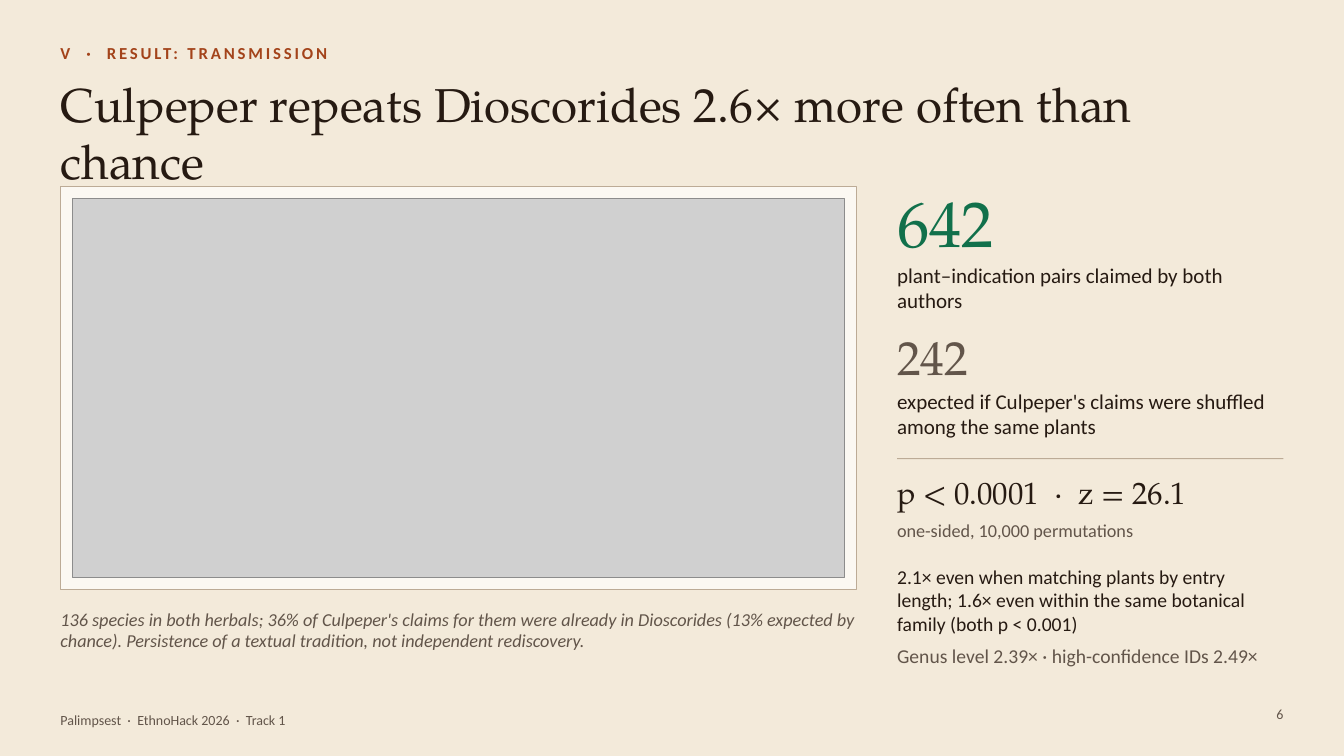
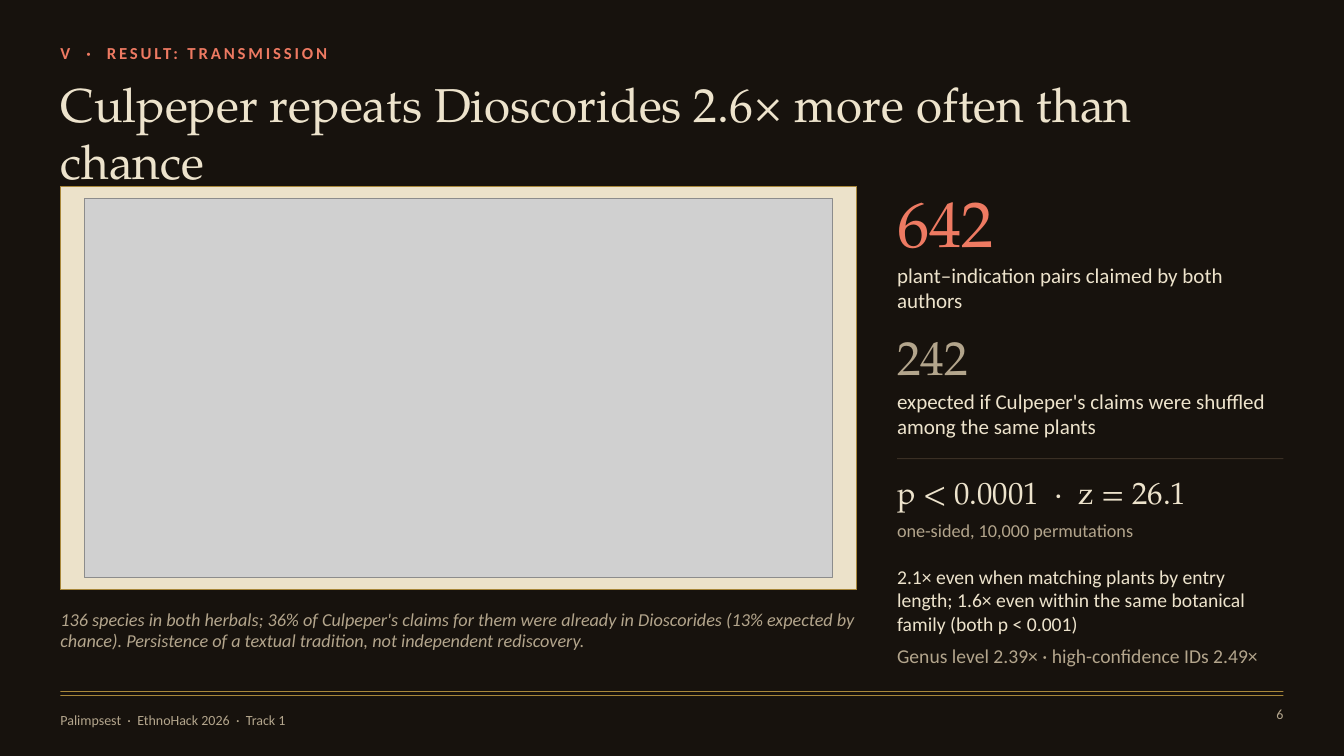
Before and after one commit to KaraAliOsman/palimpsest, a slide deck: slide 6 of docs/pitch/Palimpsest_EthnoHack2026.pptx. Drawn at 1344x756 pixels with LibreOffice and Linux fonts; fonts in the diff are those of the drawing; grey boxes stand for pictures. Boxes give left, top, right and bottom in pixels: in the first picture for what was removed or moved away, otherwise in the second. Text is boxed around its words. In the diff, an @@ line names an element or a change of style, - is before the commit and + after.

```diff
--- a/docs/pitch/Palimpsest_EthnoHack2026.pptx
+++ b/docs/pitch/Palimpsest_EthnoHack2026.pptx
@@ background #F3EADA to #17120D @@
@@ text "V · RESULT: TRANSMISSION" at (60,48,70,59): text colour #A3431A to #EE7A62 @@
@@ rectangle at (60,187,857,590): fill #FBF8F2 to #ECE2CA; outline #BCAB96 0.75 pt to #A8873A 0.75 pt @@
@@ picture: place and size @@
-picture at (73,199,845,578)
+picture at (85,199,833,578)
@@ text "642" at (897,202,994,271): text colour #11704B to #EE7A62 @@
@@ text colour #261A12 to #EDE3CC in 4 elements at (60,87,1131,198), (897,268,1222,308), (897,394,1265,438), (897,482,1187,513) @@
@@ line (897, 459) - (1284, 459): stroke #BCAB96 0.75 pt to #3A2F24 0.75 pt @@
@@ text "2.1× even when matching plants ..." at (897,570,1258,667): text colour #261A12 to #EDE3CC in "2.1× even when matching plants by entry ..."; text colour #62554A to #B3A58C in "Genus level 2.39× · high-confidence IDs 2.49×" @@
@@ text colour #62554A to #B3A58C in 5 elements at (60,613,854,650), (897,342,968,375), (897,524,1133,540), (1276,709,1283,719), (60,715,285,727) @@
@@ line added from (60, 692) to (1284, 692), #A8873A 0.5 pt @@
@@ line added from (60, 696) to (1284, 696), #A8873A 0.5 pt @@
```
Also in this commit, not shown: 9 other slides changed, 1 other file.
